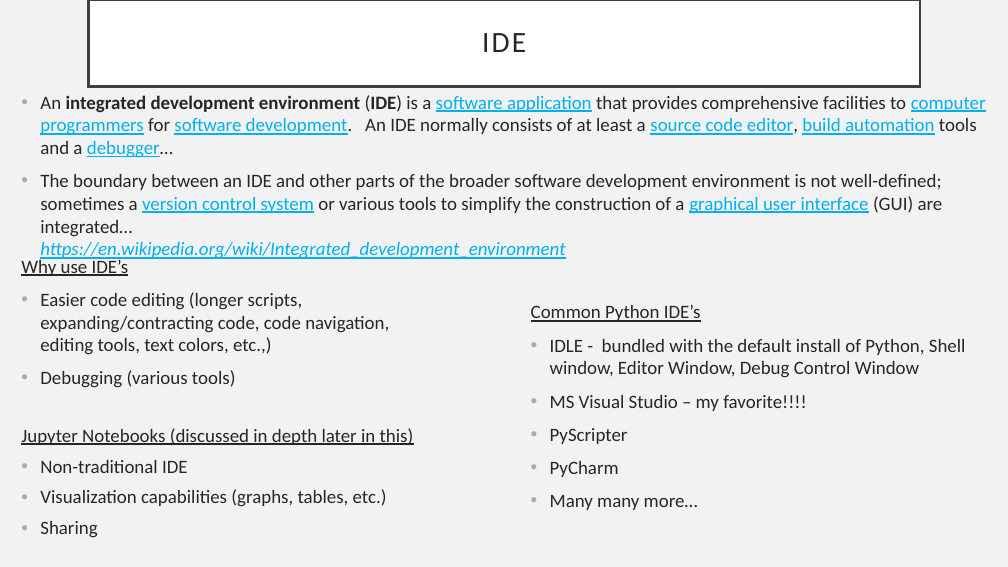
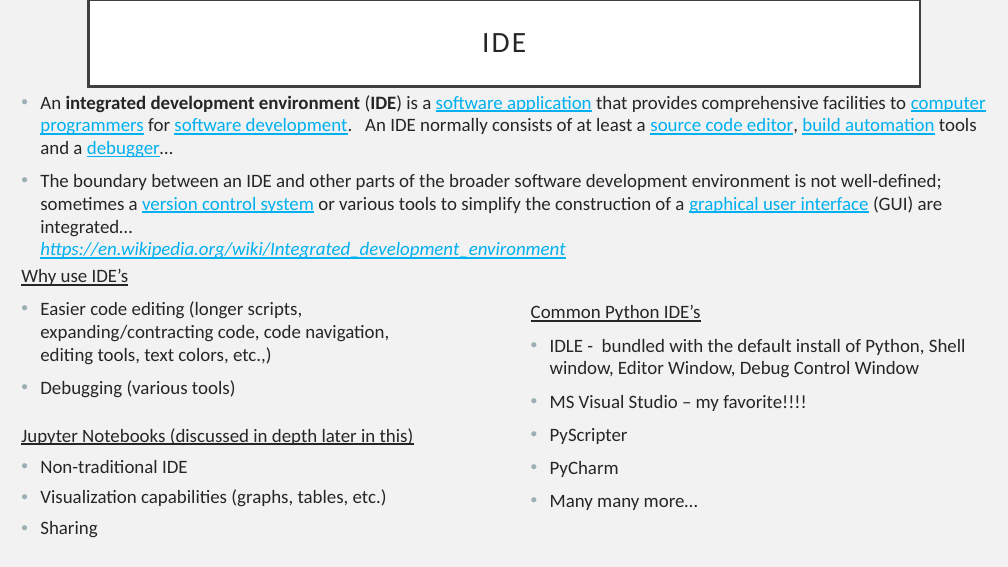
Before and after one commit to thoufer/IntroPythonDataTraining, a slide deck: slide 7 of additional_resources/HandsOnPythonClass_June25_2020.pptx. Drawn at 1008x567 pixels with LibreOffice and Linux fonts; fonts in the diff are those of the drawing. Boxes give left, top, right and bottom in pixels: in the first picture for what was removed or moved away, otherwise in the second. Text is boxed around its words. In the diff, an @@ line names an element or a change of style, - is before the commit and + after.

```diff
--- a/additional_resources/HandsOnPythonClass_June25_2020.pptx
+++ b/additional_resources/HandsOnPythonClass_June25_2020.pptx
@@ text "Why use IDE’s": place and size @@
-text "Why use IDE’s" at box(21, 257, 389, 388)
+text "Why use IDE’s" at box(21, 269, 389, 398)
```
Also in this commit, not shown: 15 other slides changed.
